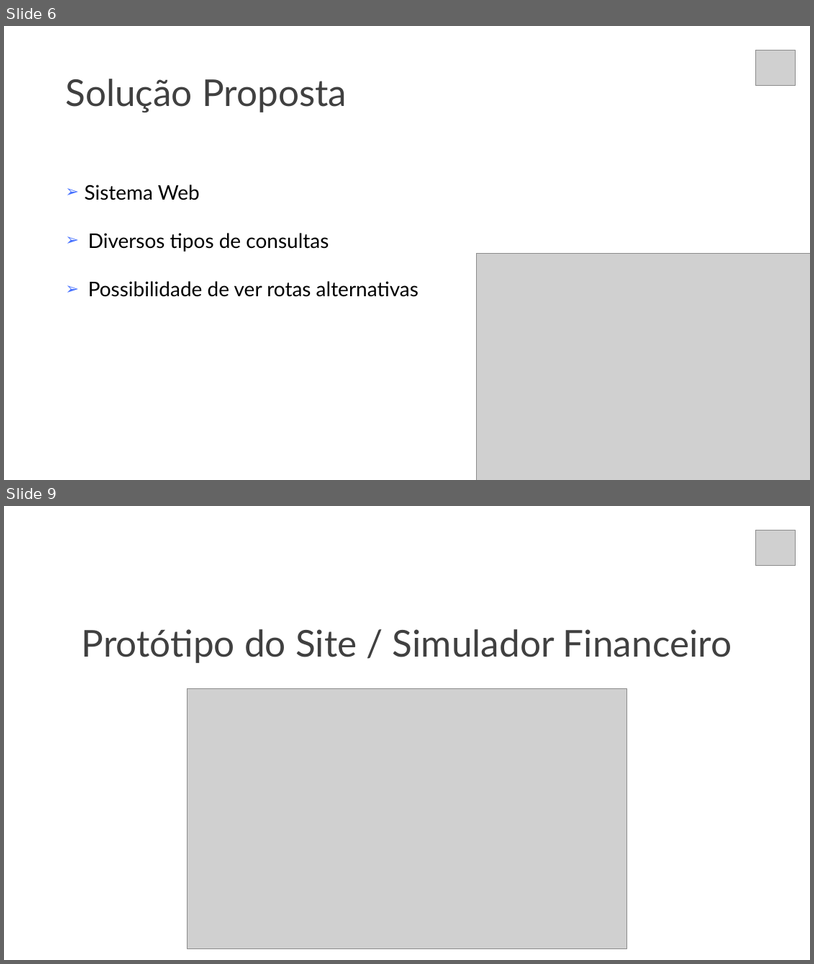
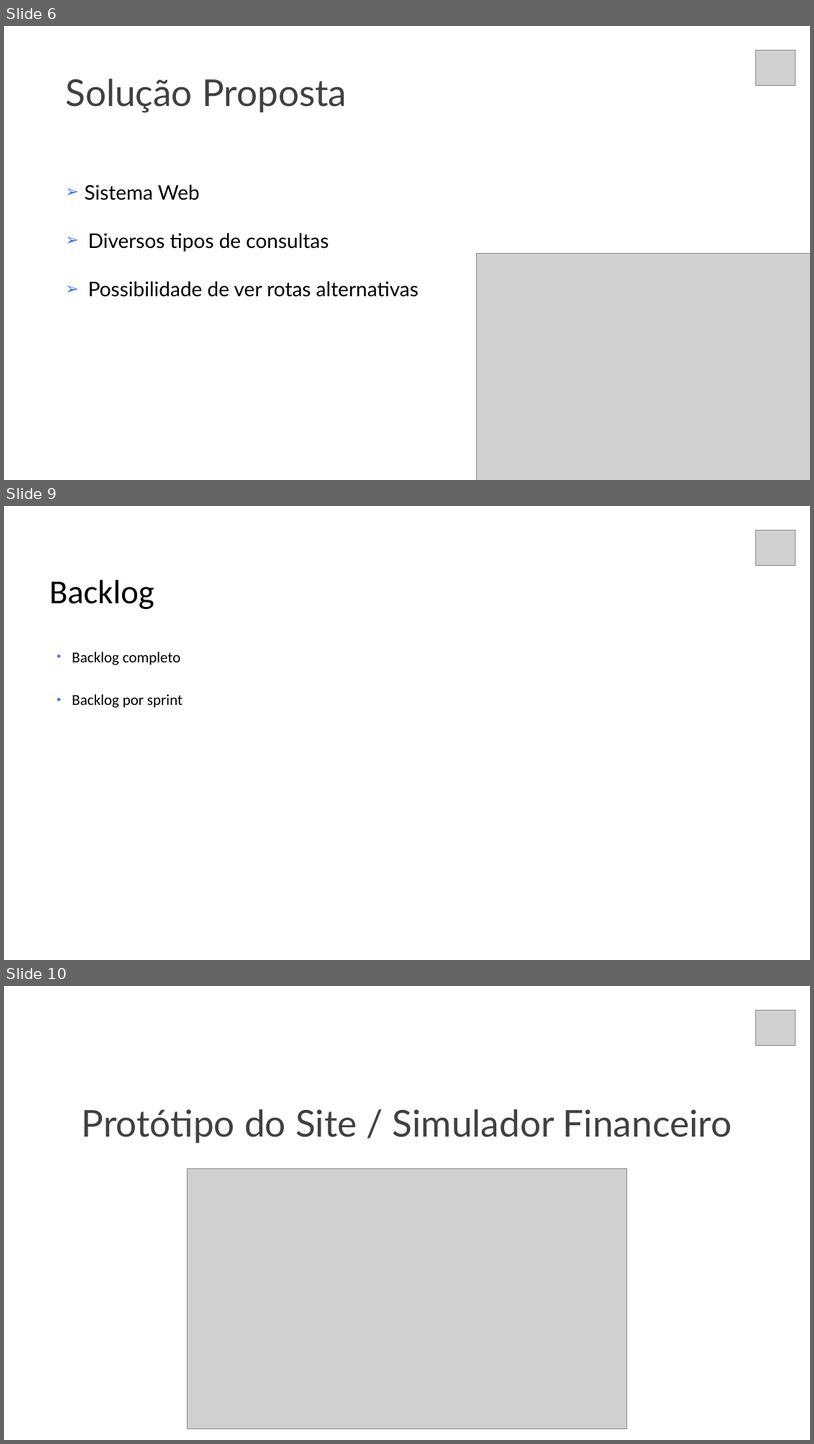
Before and after one commit to larissaSousa1998/segunda-sprint, a slide deck: Documentação/slide-synergy.pptx. Shown one above the other, each under a label of ours: slides 6 and 9 before the commit, slides 6, 9 and 10 after it; the slides between them are not shown. The pictures are 814x964 and 814x1444 pixels, drawn with LibreOffice and Linux fonts; fonts in the diff are those of the drawing; grey boxes stand for pictures; background and template pictures are left out. Boxes give left, top, right and bottom in pixels: in the first picture for what was removed or moved away, otherwise in the second. Text is boxed around its words. In the diff, an @@ line names an element or a change of style, - is before the commit and + after.

```diff
--- a/Documentação/slide-synergy.pptx
+++ b/Documentação/slide-synergy.pptx
@@ slide 9 added at [4, 506, 810, 960], background picture (left out) @@
@@ rectangle added at [26, 527, 313, 917], fill #FFFFFF at 90% opacity, outline #FFFFFF 10 pt @@
@@ picture added at [756, 530, 797, 566] @@
@@ title added at [49, 579, 154, 609], 40 pt, text #000000 @@
+Backlog
@@ text added at [72, 651, 183, 708], 18 pt, text #000000 @@
+• Backlog completo
+• Backlog por sprint
@@ what was slide 9 is now slide 10 @@
```
Also in this commit, not shown: 1 slide changed, 4 other slides added, 3 slides removed, 2 other files.
